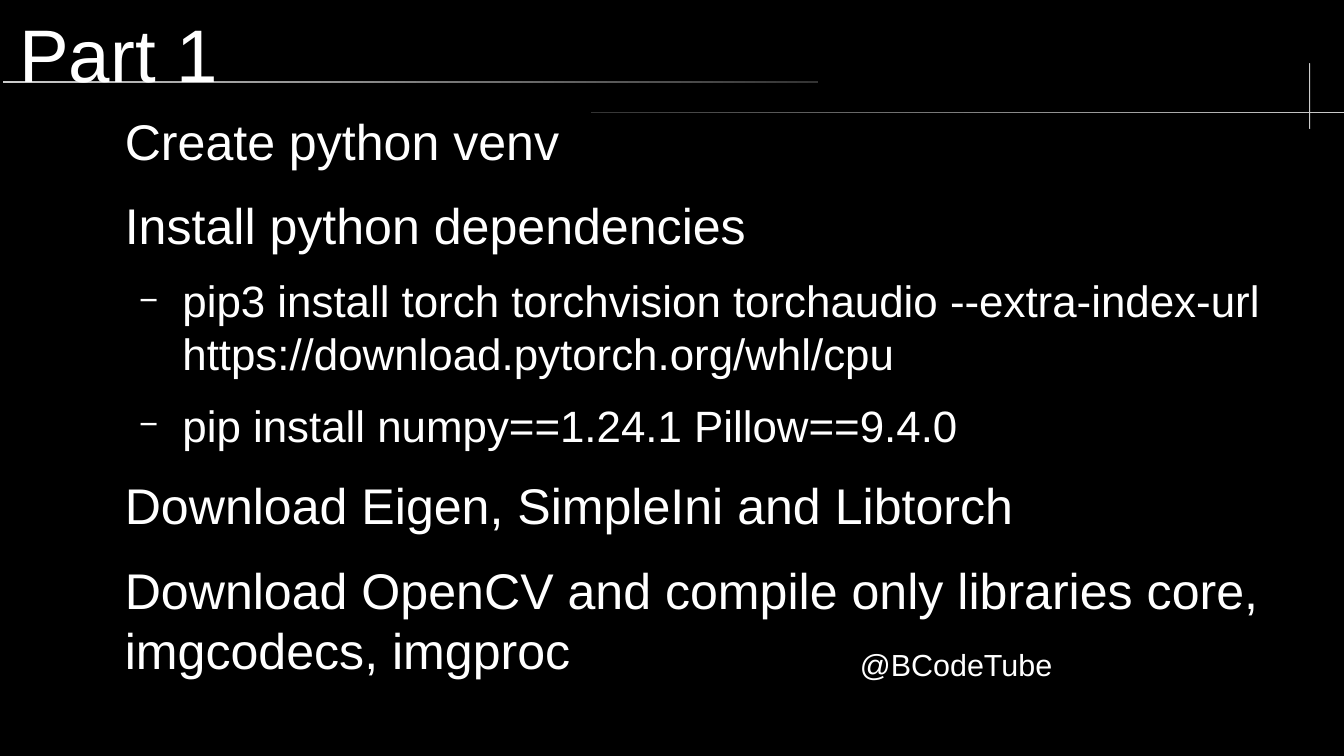
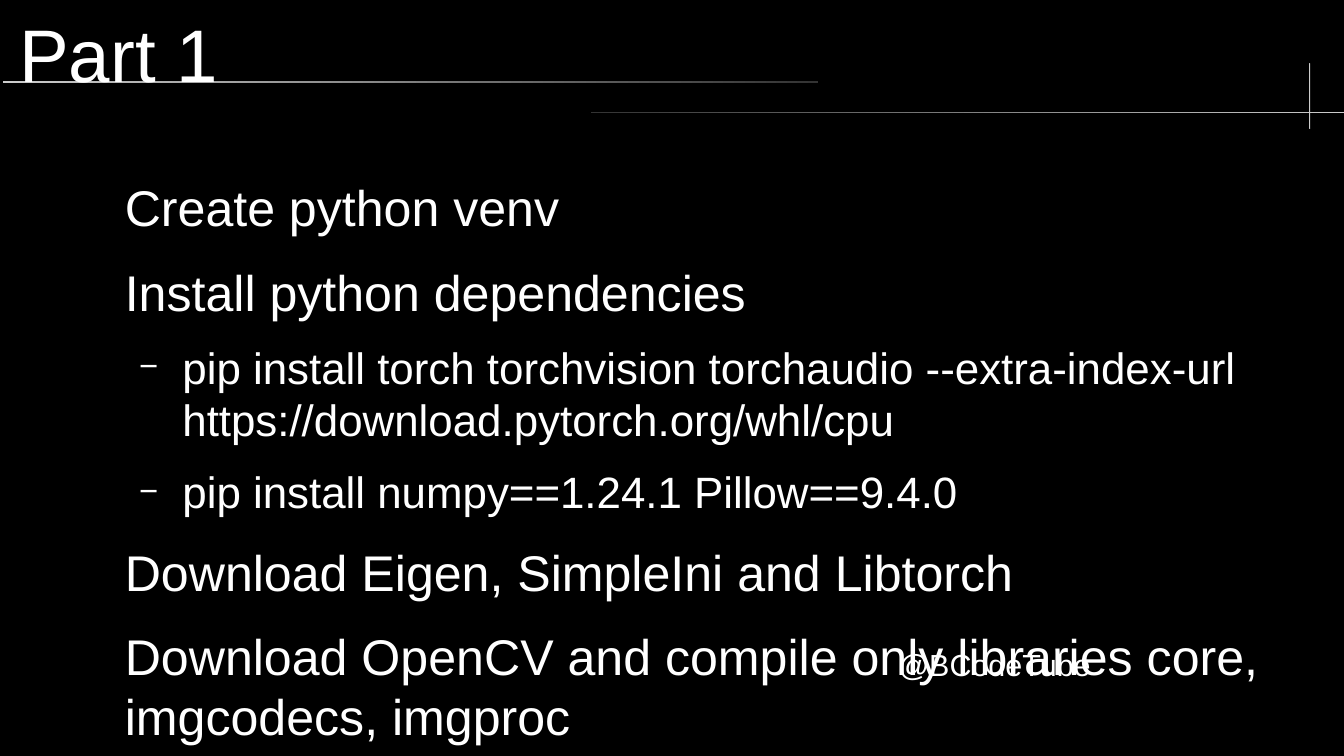
Before and after one commit to brccabral/Cpp_Python_MNIST, a slide deck: slide 10 of MNIST.odp (slide 9 before the commit). Drawn at 1344x756 pixels with LibreOffice and Linux fonts; fonts in the diff are those of the drawing; background and template pictures are left out. Boxes give left, top, right and bottom in pixels: in the first picture for what was removed or moved away, otherwise in the second. Text is boxed around its words. In the diff, an @@ line names an element or a change of style, - is before the commit and + after.

```diff
--- a/MNIST.odp
+++ b/MNIST.odp
@@ text "Create python venv": place and size @@
-text "Create python venv" at bbox=[125, 123, 1259, 679]
+text "Create python venv" at bbox=[125, 189, 1258, 745]
@@ text at bbox=[182, 352, 1235, 445]: text changed @@
-  − pip3 install torch torchvision torchaudio --extra-index-url https://download.pytorch.org/whl/cpu
+  − pip install torch torchvision torchaudio --extra-index-url https://download.pytorch.org/whl/cpu
@@ text "@BCodeTube": place and size @@
-text "@BCodeTube" at bbox=[860, 654, 1052, 681]
+text "@BCodeTube" at bbox=[898, 652, 1090, 682]
```
Also in this commit, not shown: 13 other slides changed, 1 slide added.
